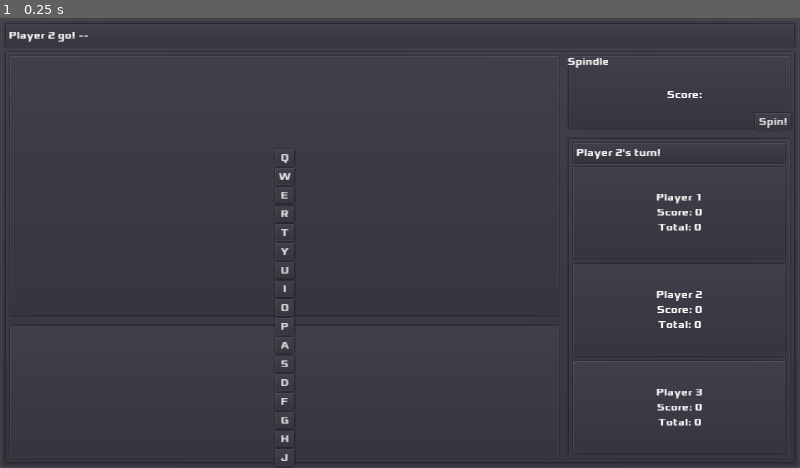
Above: before the commit, frame 1.
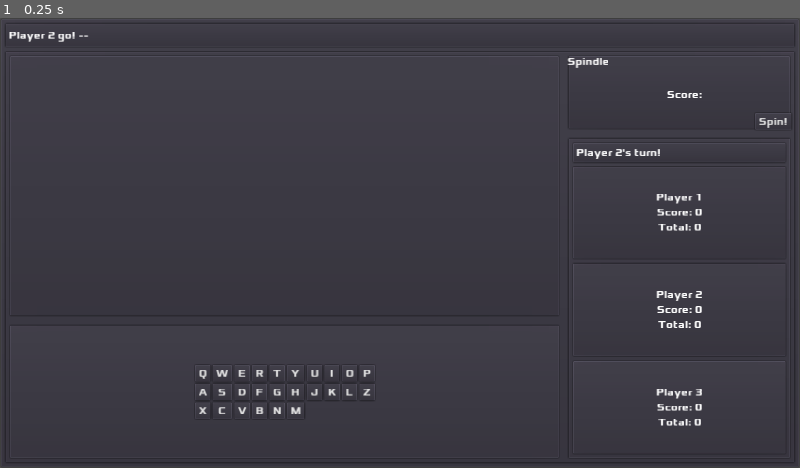
Above: after the commit, the same moment.

Repository: zacryol/spindle-of-serendipity
Game: Godot game, scene res://game/GamePanel.tscn
Two runs of this game, one before a commit and one after it. Both use one fixed random seed, a clock stepped at 60 frames per second and the inputs below. This scene is started directly instead of the project's main scene.
Inputs:
- Up to frame 1 (0.25 s): no input

The runs differ from the first frame. In frame 1, 0.5% of the frame differs, in the area x 24-47%, y 30-99%.
Error in both runs: Division By Zero in operator '%'. (res://system/singletons/EntryManager.gd:71)

Commit message:
Row length gets set

Diff:
--- a/godot/game/components/Keyboard.gd
+++ b/godot/game/components/Keyboard.gd
@@ -5,6 +5,8 @@
 
 func _ready():
 	# Setup Keys
+	key_container.columns = CharSet.get_row_length()
+
 	for c in CharSet.CHAR_MAIN.size():
 		var b := Button.new()
 		b.text = CharSet.CHAR_MAIN[c]
